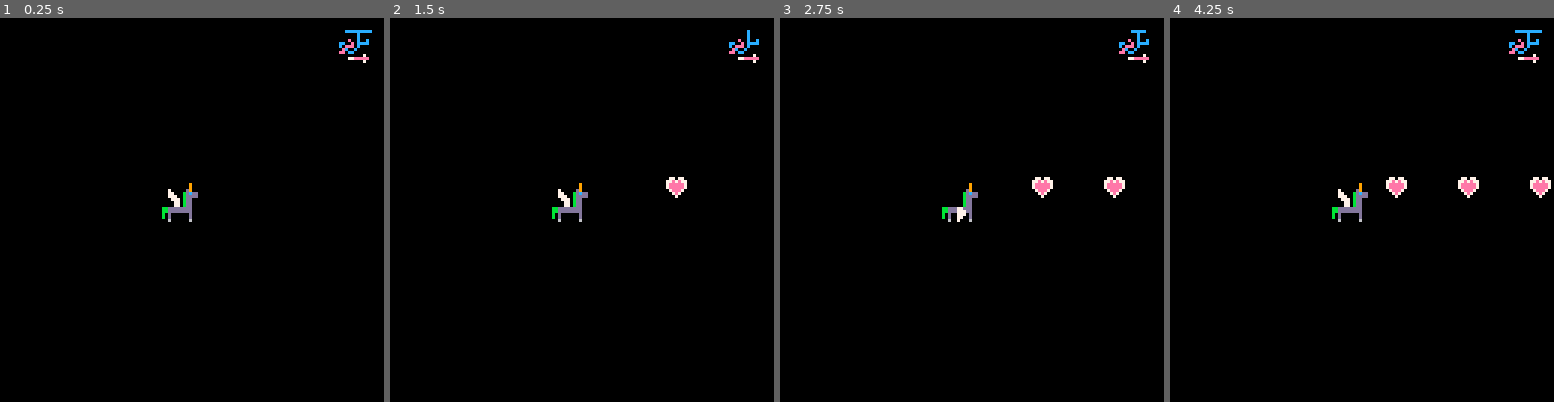
Above: before the commit, frames 1-4 (left to right).
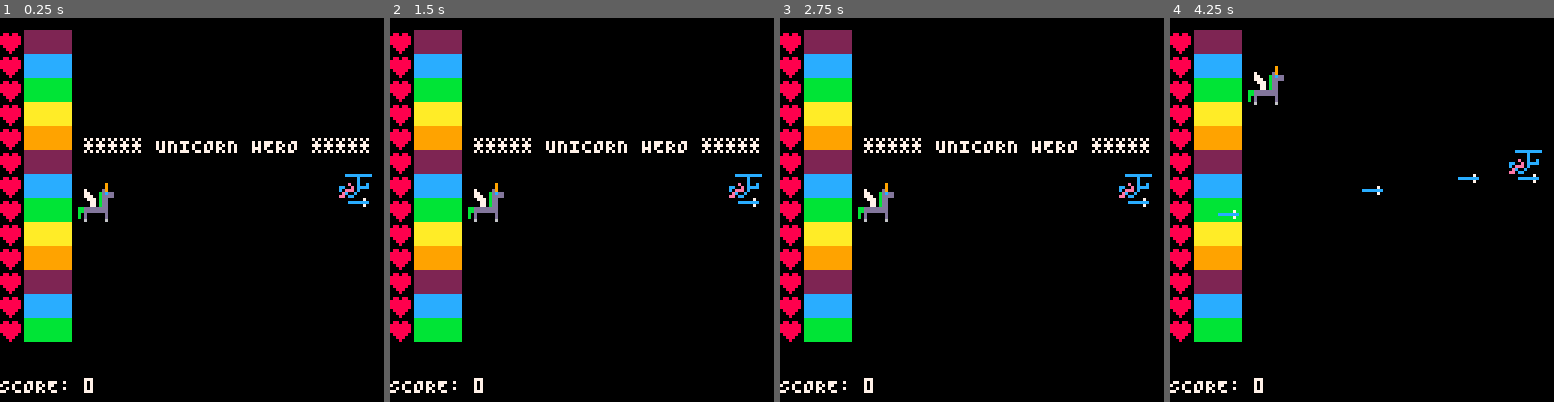
Above: after the commit, the same moments.

Repository: jerrybookbenson/pico8-games
Game: PICO-8 cartridge our-flying-machines.p8
Same seed, same stepped clock (60 frames per second), same inputs: the game is played once before the commit and once after it.
Inputs:
- Up to frame 1 (0.25 s): no input
- Up to frame 2 (1.5 s): tap O (Z key) at 0.33, 0.7, 1.43 s; tap X (X key) at 1.07 s
- Up to frame 3 (2.75 s): tap X (X key) at 2.07, 2.4, 2.73 s; tap O (Z key) at 2.22 s; hold Down from 2.42 s (still down)
- Up to frame 4 (4.25 s): release Down at 2.82 s; tap X (X key) every 0.33 s from 3.07 to 4.07 s; tap O (Z key) at 3.1, 3.98 s; hold Up 3.58-4.08 s

The runs differ from the first frame. In frame 1, 16% of the frame differs, in the area x 0-97%, y 3-98%; in frame 2, 16%; in frame 3, 16%; in frame 4, 15%.

Commit message:
game over and pause mechanics

Diff:
--- a/our-flying-machines.p8
+++ b/our-flying-machines.p8
@@ -1,25 +1,90 @@
 pico-8 cartridge // http://www.pico-8.com
-version 18
+version 32
 __lua__
 -- by julia
 
 
 function _init()
     actors = {}
-    uni_front_bottom=make_actor (8,8,154)
-    uni_front_top=make_actor(8,7,138)
-    uni_back_bottom=make_actor(7,8,153)
-    uni_back_top=make_actor(7,7,137)
+    game_over = false
+    won = false
+    game_over_counter = 0
     wing_pos ="up"
     flap_counter = 0
-    flap_delay = 20
+    flap_delay = 10
     is_fire_pressed = false;
     prop_counter = 0;
     prop_delay = 1;
-
-    make_actor(14, 1, 130)
-    make_actor(15, 1, 131)
-    make_actor(15, 2, 147)
+    helicopter_direction = "up"
+    helicopter_y = 8
+    uni_speed = .2
+    uni_jump = 2
+    missile_speed = .5
+    score = 0
+    level = 0
+    pause_counter = 0
+end
+
+
+function make_rainbow_wall()
+    make_actor(1.5,1,187)
+    make_actor(1.5,2,183)
+    make_actor(1.5,3,188)
+    make_actor(1.5,4,184)
+    make_actor(1.5,5,190)
+    make_actor(1.5,6,187)
+    make_actor(1.5,7,183)
+    make_actor(1.5,8,188)
+    make_actor(1.5,9,184)
+    make_actor(1.5,10,190)
+    make_actor(1.5,11,187)
+    make_actor(1.5,12,183)
+    make_actor(1.5,13,188)
+
+    make_actor(2.5,1,187)
+    make_actor(2.5,2,183)
+    make_actor(2.5,3,188)
+    make_actor(2.5,4,184)
+    make_actor(2.5,5,190)
+    make_actor(2.5,6,187)
+    make_actor(2.5,7,183)
+    make_actor(2.5,8,188)
+    make_actor(2.5,9,184)
+    make_actor(2.5,10,190)
+    make_actor(2.5,11,187)
+    make_actor(2.5,12,183)
+    make_actor(2.5,13,188)
+
+
+    make_actor(.5,1,186)
+    make_actor(.5,2,186)
+    make_actor(.5,3,186)
+    make_actor(.5,4,186)
+    make_actor(.5,5,186)
+    make_actor(.5,6,186)
+    make_actor(.5,7,186)
+    make_actor(.5,8,186)
+    make_actor(.5,9,186)
+    make_actor(.5,10,186)
+    make_actor(.5,11,186)
+    make_actor(.5,12,186)
+    make_actor(.5,13,186)
+
+end
+
+
+function make_unicorn()
+    uni_front_bottom=make_actor (4.5,8,154)
+    uni_front_top=make_actor(4.5,7,138)
+    uni_back_bottom=make_actor(3.5,8,153)
+    uni_back_top=make_actor(3.5,7,137)
+end
+
+
+function make_helicopter()
+    make_actor(14, 7, 130)
+    make_actor(15, 7, 131)
+    make_actor(15, 8, 147)
 end
 
 
@@ -35,8 +100,84 @@
 
 
 
-
 function _update()
+    if (not game_over) then
+        if (level == 0) then
+            actors = {}
+            make_unicorn()
+            make_helicopter()
+            make_rainbow_wall()
+            pause()
+        elseif (level == 1 and score < 1) then
+            move_unicorn()
+            move_helicopter()
+        elseif (level == 1) then
+            actors = {}
+            make_unicorn()
+            make_rainbow_wall()
+            pause()
+        elseif (level == 2 and score < 2) then
+            move_unicorn()
+            move_monsters(.1)
+        elseif (level == 2) then
+            actors = {}
+            make_unicorn()
+            make_helicopter()
+            make_rainbow_wall()
+            pause()
+        elseif (level == 3 and score < 3) then
+            move_unicorn()
+            move_helicopter2()
+        elseif (level ==3 ) then
+            actors = {}
+            make_unicorn()
+            make_rainbow_wall()
+            pause()
+        elseif (level == 4 and score < 400) then
+            move_unicorn()
+            move_monsters(.3)
+        else
+            game_over = true
+            won = true
+        end
+    end
+end
+
+
+function pause()
+    pause_counter = pause_counter + 1
+    if (pause_counter == 100) then
+        pause_counter = 0
+        level = level + 1
+    end
+end
+
+function move_monsters(speed)
+    local do_spawn=flr(rnd(30)) == 1
+    local monster_spr=flr(rnd(3)) + 179
+    local monster_y=ceil(rnd(13))
+
+    if (do_spawn) then
+        make_actor(15, monster_y, monster_spr)
+    end
+    for actor in all(actors) do
+        if (actor.spr == 179 or actor.spr == 180 or actor.spr == 181) then
+            if (hits_unicorn(actor)) then
+                actor.spr = 171
+                score = score + 1
+            elseif (hits_rainbow_wall(actor)) then
+                del (actors, actor)
+            else
+                actor.x = actor.x - speed
+            end
+        elseif (actor.spr == 171) then
+            del (actors, actor)
+        end
+    end
+end
+
+
+function move_unicorn()
     if(wing_pos=="down" and flap_counter == flap_delay)then
         uni_front_bottom.spr=154
         uni_back_bottom.spr=153
@@ -53,44 +194,182 @@
         flap_counter  = flap_counter + 1
     end
 
-    if (btn(5) and not is_fire_pressed) then
+    local speed = uni_speed
+
+    if (btn(4) and not is_fire_pressed) then
         is_fire_pressed = true
-        heart= make_actor(uni_front_top.x,uni_front_top.y,186)
-    end
-    if (not btn(5)) then
+        speed = 2
+    end
+    if (not btn(4)) then
         is_fire_pressed=false
     end
 
+    if (btn(3)) then
+        uni_back_bottom.y=uni_back_bottom.y + speed
+        uni_back_top.y= uni_back_top.y+ speed
+        uni_front_bottom.y=uni_front_bottom.y + speed
+        uni_front_top.y=uni_front_top.y+ speed
+    end
+    if (btn(2)) then
+        uni_back_bottom.y=uni_back_bottom.y - speed
+        uni_back_top.y= uni_back_top.y- speed
+        uni_front_bottom.y=uni_front_bottom.y- speed
+        uni_front_top.y=uni_front_top.y- speed
+    end
+
+    if (uni_back_bottom.y > 14) then
+        uni_back_bottom.y = 14
+        uni_back_top.y = 13
+        uni_front_bottom.y = 14
+        uni_front_top.y = 13
+    end
+
+    if (uni_back_top.y < .7) then
+        uni_back_bottom.y = 1.7
+        uni_back_top.y = .7
+        uni_front_bottom.y = 1.7
+        uni_front_top.y = .7
+    end
+
+end
+
+function move_helicopter()
+    if ((prop_counter%(prop_delay * 8)) == 0) then
+        local change_direction = flr(rnd(4)) == 1
+        if (change_direction or helicopter_y < 1 or helicopter_y > 12) then
+            if (helicopter_direction == "down") then
+                helicopter_direction = "up"
+            else
+                helicopter_direction = "down"
+            end
+        end
+
+        if (helicopter_direction == "up") then
+            helicopter_y = helicopter_y - .5
+        else
+            helicopter_y = helicopter_y + .5
+        end
+    end
+    spin_prop()
+end
+
+
+function spin_prop()
+    local fire_missile = flr(rnd(10)) == 1
+
     for actor in all(actors) do
-        if (actor.spr == 186) then
-            if (actor.x > 16) then
-                del(actors, actor)
-            else
-                actor.x=actor.x+.3
-            end
-        end
-    end
-
-    for actor in all(actors) do
+
         if (actor.spr == 131 and prop_counter%prop_delay ==0) then
             actor.spr = 133
+            actor.y = helicopter_y
         elseif (actor.spr == 133 and prop_counter%prop_delay ==0) then
             actor.spr= 163
+            actor.y = helicopter_y
         elseif (actor.spr == 163 and prop_counter%prop_delay ==0) then
             actor.spr=165
+            actor.y = helicopter_y
         elseif (actor.spr == 165 and prop_counter%prop_delay ==0) then
             actor.spr=131
+            actor.y = helicopter_y
         elseif (actor.spr == 130 and prop_counter%prop_delay ==0) then
             actor.spr = 132
+            actor.y = helicopter_y
         elseif (actor.spr == 132 and prop_counter%prop_delay ==0) then
             actor.spr= 162
+            actor.y = helicopter_y
         elseif (actor.spr == 162 and prop_counter%prop_delay ==0) then
             actor.spr=164
+            actor.y = helicopter_y
         elseif (actor.spr == 164 and prop_counter%prop_delay ==0) then
             actor.spr=130
+            actor.y = helicopter_y
+        elseif (actor.spr == 147) then
+            actor.y = helicopter_y + 1
+            if (fire_missile) then
+                actor.spr = 182
+                make_actor (actor.x - 1, actor.y, 134)
+            end
+        elseif (actor.spr == 182) then
+            actor.spr = 147
+        elseif (actor.spr == 134) then
+            if (actor.x < 0) then
+                del (actors, actor)
+            elseif (hits_unicorn(actor)) then
+                actor.spr = 171
+                score = score + 1
+            elseif (hits_rainbow_wall(actor)) then
+                del (actors, actor)
+            else
+                actor.x = actor.x - missile_speed
+            end
+        elseif (actor.spr == 171) then
+            del (actors, actor)
         end
     end
     prop_counter = prop_counter + 1
+end
+
+
+function move_helicopter2()
+    if ((prop_counter%(prop_delay * 8)) == 0) then
+        local change_location = flr(rnd(5)) == 1
+        local change_magnitude = rnd(10) - 5
+        if (change_location) then
+            helicopter_y = helicopter_y + change_magnitude
+            if (helicopter_y < 1 or helicopter_y > 12) then
+                helicopter_y = helicopter_y - (2 * change_magnitude)
+            end
+        end
+    end
+    spin_prop()
+end
+
+
+function hits_unicorn(bad_actor)
+    return ((bad_actor.x >  uni_back_bottom.x -.7
+        and bad_actor.x < uni_back_bottom.x +.7
+        and bad_actor.y > uni_back_bottom.y - .7
+        and bad_actor.y < uni_back_bottom.y +.7)
+        or (bad_actor.x >  uni_back_top.x -.7
+        and bad_actor.x < uni_back_top.x +.7
+        and bad_actor.y > uni_back_top.y - .7
+        and bad_actor.y < uni_back_top.y +.7)
+        or (bad_actor.x >  uni_front_top.x -.7
+        and bad_actor.x < uni_front_top.x +.7
+        and bad_actor.y > uni_front_top.y - .7
+        and bad_actor.y < uni_front_top.y +.7)
+        or (bad_actor.x >  uni_front_bottom.x -.7
+        and bad_actor.x < uni_front_bottom.x +.7
+        and bad_actor.y > uni_front_bottom.y - .7
+        and bad_actor.y < uni_front_bottom.y +.7))
+end
+
+
+function hits_rainbow_wall(bad_actor)
+    if (bad_actor.x <=.5) then
+        for actor in all(actors) do
+            if (actor.spr ~= bad_actor.spr and actor.x == .5 and (bad_actor.y < actor.y + .7 and bad_actor.y > actor.y - .7)) then
+                game_over = true
+                return false
+            end
+        end
+    elseif (bad_actor.x <= 1.5) then
+
+        for actor in all(actors) do
+            if (actor.spr ~= bad_actor.spr and actor.x == 1.5 and (bad_actor.y < actor.y + .7 and bad_actor.y > actor.y - .7)) then
+                del (actors, actor)
+                return true
+            end
+        end
+    elseif (bad_actor.x <= 2.5) then
+        for actor in all(actors) do
+            if (actor.spr ~= bad_actor.spr and actor.x == 2.5 and (bad_actor.y < actor.y + .7 and bad_actor.y > actor.y - .7)) then
+                del (actors, actor)
+                return true
+            end
+        end
+    end
+    return false
 end
 
 
@@ -101,12 +380,62 @@
   spr(a.spr, sx, sy)
 end
 
+
 function _draw()
   cls()
   map(0,0,0,0,16,16)
   foreach(actors,draw_actor)
-
-end
+  print ("SCORE: "..score.." ", 0, 120, 7)
+  if (game_over) then
+    check_restart()
+    if (won) then
+        print ("OUR UNICORN HERO!",28, 40, 7)
+    else
+        print ("WE AWAIT ANOTHER...",28, 40, 7)
+    end
+    game_over_counter = game_over_counter + 1
+    if (game_over_counter == 20 and not won) then
+        for actor in all(actors) do
+            if (actor.spr == 186) then
+                del(actors, actor)
+            end
+        end
+        make_actor(.5,1,170)
+        make_actor(.5,2,170)
+        make_actor(.5,3,170)
+        make_actor(.5,4,170)
+        make_actor(.5,5,170)
+        make_actor(.5,6,170)
+        make_actor(.5,7,170)
+        make_actor(.5,8,170)
+        make_actor(.5,9,170)
+        make_actor(.5,10,170)
+        make_actor(.5,11,170)
+        make_actor(.5,12,170)
+        make_actor(.5,13,170)
+    end
+
+    elseif (pause_counter > 0) then
+        if (level == 0) then
+            print ("***** UNICORN HERO *****",28, 40, 7)
+        elseif (level == 1) then
+            print ("ZOMBIES",55, 40, 7)
+        elseif (level == 2) then
+            print ("IT TELEPORTS",50, 40, 7)
+        elseif (level == 3) then
+            print ("ZOMBIE APOCOLYPSE",45, 40, 7)
+        end
+    end
+end
+
+function check_restart()
+    if (btn(5,0)) then
+        _init()
+    end
+end
+
+
+
 
 
 
@@ -231,19 +560,19 @@
 00000000000000000000000000000000000000000000000000000000000000000000000000000000000000007f00000000000000000000000000000000000000000000000000000000000000000000000000000000000000000000000000000000000000000000000000000000000000000000000000000000000000000000ff
 0000000000000000000000000000000000000000000000000000000000000000000000000000000000000000000000000000000000000000000000000000010000000000000000000000000000000000000000000000000000000000000000000000000000000000000000000000000000000000000000000000000000000000
 __map__
-b7b7b7b7b7b7b7b7b7b7b7b7b7b7b7b700000000000000000000000000000000000000000000000000000000000000000000000000000000000000000000000000000000000000000000000000000000000000000000000000000000000000000000000000000000000000000000000000000000000000000000000000000000
-b7b7b7b7b7b7b7b7b7b7b7b7b7b7b7b700000000000000000000000000000000000000000000000000000000000000000000000000000000000000000000000000000000000000000000000000000000000000000000000000000000000000000000000000000000000000000000000000000000000000000000000000000000
-b7b7b7b7b7b7b7b7b7b7b7b7b7b7b7b700000000000000000000000000000000000000000000000000000000000000000000000000000000000000000000000000000000000000000000000000000000000000000000000000000000000000000000000000000000000000000000000000000000000000000000000000000000
-b7b7b7b7b7b7b7b7b7b7b7b7b7b7b7b700000000000000000000000000000000000000000000000000000000000000000000000000000000000000000000000000000000000000000000000000000000000000000000000000000000000000000000000000000000000000000000000000000000000000000000000000000000
-b7b7b7b7b7b7b7b7b7b7b7b7b7b7b7b700000000000000000000000000000000000000000000000000000000000000000000000000000000000000000000000000000000000000000000000000000000000000000000000000000000000000000000000000000000000000000000000000000000000000000000000000000000
-b7b7b7b7b7b7b7b7b7b7b7b7b7b7b7b700000000000000000000000000000000000000000000000000000000000000000000000000000000000000000000000000000000000000000000000000000000000000000000000000000000000000000000000000000000000000000000000000000000000000000000000000000000
-b7b7b7b7b7b73cb7b7b7b7b7b7b7b7b700000000000000000000000000000000000000000000000000000000000000000000000000000000000000000000000000000000000000000000000000000000000000000000000000000000000000000000000000000000000000000000000000000000000000000000000000000000
-b7b7b7b7b7b73cb7b73cb7b7b7b7b7b700000000000000000000000000000000000000000000000000000000000000000000000000000000000000000000000000000000000000000000000000000000000000000000000000000000000000000000000000000000000000000000000000000000000000000000000000000000
-b7b7b7b7b7b7b7b7b73cb7b7b7b7b7b700000000000000000000000000000000000000000000000000000000000000000000000000000000000000000000000000000000000000000000000000000000000000000000000000000000000000000000000000000000000000000000000000000000000000000000000000000000
-b7b7b7b7b7b7b7b7b7b7b7b7b7b7b7b700000000000000000000000000000000000000000000000000000000000000000000000000000000000000000000000000000000000000000000000000000000000000000000000000000000000000000000000000000000000000000000000000000000000000000000000000000000
-b7b7b7b7b7b7b7b7b7b7b7b7b7b7b7b700000000000000000000000000000000000000000000000000000000000000000000000000000000000000000000000000000000000000000000000000000000000000000000000000000000000000000000000000000000000000000000000000000000000000000000000000000000
-b7b7b7b7b7b7b7b7b7b7b7b7b7b7b7b700000000000000000000000000000000000000000000000000000000000000000000000000000000000000000000000000000000000000000000000000000000000000000000000000000000000000000000000000000000000000000000000000000000000000000000000000000000
-b7b7b7b73bb7b7b7b7b7b7b7b7b7b7b700000000000000000000000000000000000000000000000000000000000000000000000000000000000000000000000000000000000000000000000000000000000000000000000000000000000000000000000000000000000000000000000000000000000000000000000000000000
-3b3b3b3b3b3b3b3b3b3b3b3b3b3b3b3b00000000000000000000000000000000000000000000000000000000000000000000000000000000000000000000000000000000000000000000000000000000000000000000000000000000000000000000000000000000000000000000000000000000000000000000000000000000
-
-
+b6b6b6b6b6b6b6b6b6b6b6b6b6b6b6b600000000000000000000000000000000000000000000000000000000000000000000000000000000000000000000000000000000000000000000000000000000000000000000000000000000000000000000000000000000000000000000000000000000000000000000000000000000
+b6b6b6b6b6b6b6b6b6b6b6b6b6b6b6b600000000000000000000000000000000000000000000000000000000000000000000000000000000000000000000000000000000000000000000000000000000000000000000000000000000000000000000000000000000000000000000000000000000000000000000000000000000
+b6b6b6b6b6b6b6b6b6b6b6b6b6b6b6b600000000000000000000000000000000000000000000000000000000000000000000000000000000000000000000000000000000000000000000000000000000000000000000000000000000000000000000000000000000000000000000000000000000000000000000000000000000
+b6b6b6b6b6b6b6b6b6b6b6b6b6b6b6b600000000000000000000000000000000000000000000000000000000000000000000000000000000000000000000000000000000000000000000000000000000000000000000000000000000000000000000000000000000000000000000000000000000000000000000000000000000
+b6b6b6b6b6b6b6b6b6b6b6b6b6b6b6b600000000000000000000000000000000000000000000000000000000000000000000000000000000000000000000000000000000000000000000000000000000000000000000000000000000000000000000000000000000000000000000000000000000000000000000000000000000
+b6b6b6b6b6b6b6b6b6b6b6b6b6b6b6b600000000000000000000000000000000000000000000000000000000000000000000000000000000000000000000000000000000000000000000000000000000000000000000000000000000000000000000000000000000000000000000000000000000000000000000000000000000
+b6b6b6b6b6b6b6b6b6b6b6b6b6b6b6b600000000000000000000000000000000000000000000000000000000000000000000000000000000000000000000000000000000000000000000000000000000000000000000000000000000000000000000000000000000000000000000000000000000000000000000000000000000
+b6b6b6b6b6b6b6b6b6b6b6b6b6b6b6b600000000000000000000000000000000000000000000000000000000000000000000000000000000000000000000000000000000000000000000000000000000000000000000000000000000000000000000000000000000000000000000000000000000000000000000000000000000
+b6b6b6b6b6b6b6b6b6b6b6b6b6b6b6b600000000000000000000000000000000000000000000000000000000000000000000000000000000000000000000000000000000000000000000000000000000000000000000000000000000000000000000000000000000000000000000000000000000000000000000000000000000
+b6b6b6b6b6b6b6b6b6b6b6b6b6b6b6b600000000000000000000000000000000000000000000000000000000000000000000000000000000000000000000000000000000000000000000000000000000000000000000000000000000000000000000000000000000000000000000000000000000000000000000000000000000
+b6b6b6b6b6b6b6b6b6b6b6b6b6b6b6b600000000000000000000000000000000000000000000000000000000000000000000000000000000000000000000000000000000000000000000000000000000000000000000000000000000000000000000000000000000000000000000000000000000000000000000000000000000
+b6b6b6b6b6b6b6b6b6b6b6b6b6b6b6b600000000000000000000000000000000000000000000000000000000000000000000000000000000000000000000000000000000000000000000000000000000000000000000000000000000000000000000000000000000000000000000000000000000000000000000000000000000
+b6b6b6b6b6b6b6b6b6b6b6b6b6b6b6b600000000000000000000000000000000000000000000000000000000000000000000000000000000000000000000000000000000000000000000000000000000000000000000000000000000000000000000000000000000000000000000000000000000000000000000000000000000
+b6b6b6b6b6b6b6b6b6b6b6b6b6b6b6b600000000000000000000000000000000000000000000000000000000000000000000000000000000000000000000000000000000000000000000000000000000000000000000000000000000000000000000000000000000000000000000000000000000000000000000000000000000
+
+
Not shown, changed: 52 lines of the sprite sheet (__gfx__) section of our-flying-machines.p8
